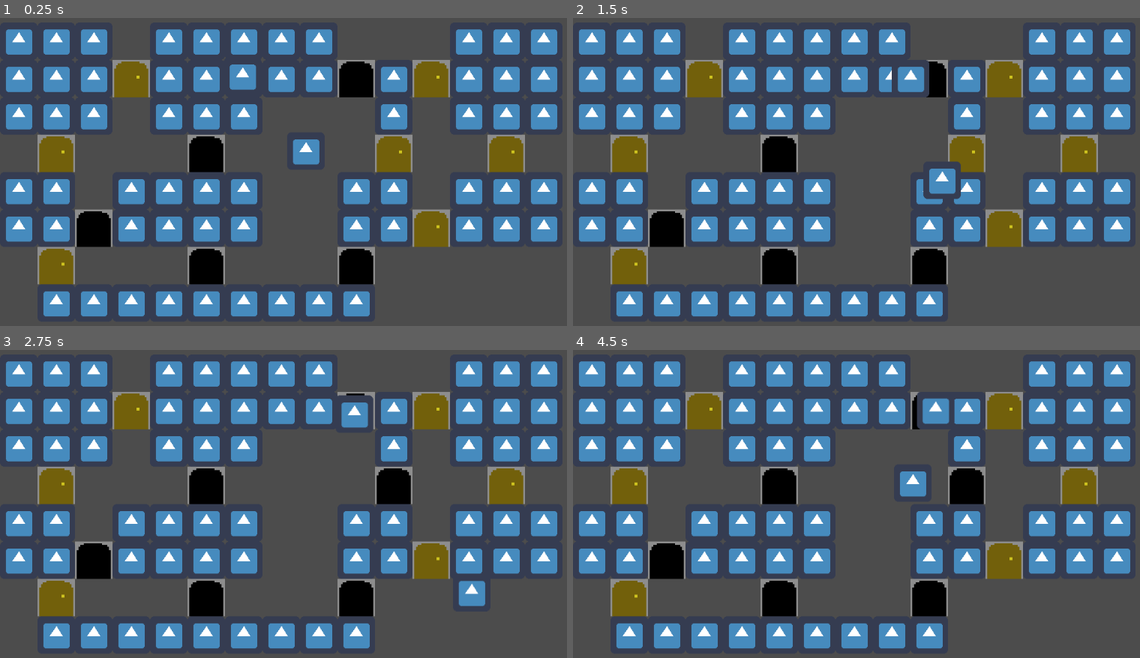
Above: before the commit, frames 1-4 (two rows, left to right).
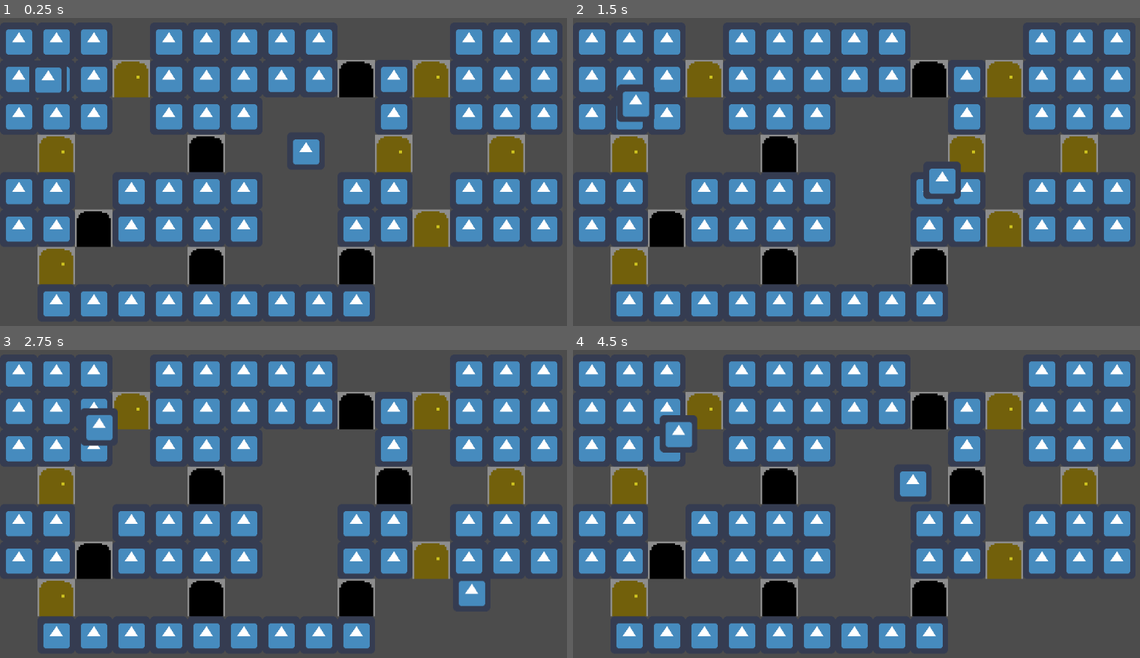
Above: after the commit, the same moments.

Repository: Omivel/LudemDare46
Game: Godot game, scene res://Levels/TestLevel.tscn
Two runs of this game, one before a commit and one after it. Both use one fixed random seed, a clock stepped at 60 frames per second and the inputs below. The engine's default icon, where the game draws it, is replaced by a stand-in: a white triangle on a blue panel in a dark square.
Inputs (mouse positions are in pixels of both pictures, inside the frame that each line leads up to):
- Up to frame 1 (0.25 s): no input
- Up to frame 2 (1.5 s): move the mouse to (1003, 144) at 0.52 s; press the mouse at (1003, 144) at 0.53 s; hold Right (ui_right) 0.53-1.28 s; tap Space (ui_select) at 0.77 s; move the mouse to (754, 178) at 1.27 s; release the mouse at (754, 178) at 1.28 s; hold Down (ui_down) from 1.28 s (still down); click (754, 178) at 1.35 s
- Up to frame 3 (2.75 s): tap Space (ui_select) at 1.52 s; move the mouse to (357, 414) at 2.02 s; release Down (ui_down) at 2.03 s; press the mouse at (357, 414) at 2.03 s; hold Right (ui_right) from 2.03 s (still down)
- Up to frame 4 (4.5 s): move the mouse to (845, 562) at 2.77 s; release Right (ui_right) at 2.78 s; release the mouse at (845, 562) at 2.78 s; hold Up (ui_up) 2.78-3.53 s; click (845, 562) at 2.85 s; tap Space (ui_select) at 3.02, 3.77 s; move the mouse to (1054, 544) at 3.52 s; press the mouse at (1054, 544) at 3.53 s; hold Left (ui_left) from 3.53 s (still down); move the mouse to (692, 439) at 4.27 s; release the mouse at (692, 439) at 4.28 s; click (692, 439) at 4.35 s

The runs differ from the first frame. In frame 1, 0.5% of the frame differs, in the area x 5-46%, y 15-25%; in frame 2, 1.1%; in frame 3, 1.2%; in frame 4, 1.3%, in the area x 15-68%, y 13-34%.

Commit message:
AI bullshit

Diff:
--- a/game/Levels/TestLevel.gd
+++ b/game/Levels/TestLevel.gd
@@ -23,7 +23,9 @@
 
 			var nav = Navigation2D.new()
 			nav.add_child(navTiles)
-			$Monster.add_child(nav)
+			child.add_child(nav)
+			child.initialize_pathfinding()
+			child.map_updated()
 
 
 # Called every frame. 'delta' is the elapsed time since the previous frame.
@@ -51,6 +53,7 @@
 							if child3 is TileMap:
 								child3.set_cellv(cordinates, 0)
 								child3.update_dirty_quadrants()
+								child.map_updated()
 	else:
 		tileMap.set_cellv(cordinates, 1)
 		tileMap.update_dirty_quadrants()
@@ -62,3 +65,4 @@
 							if child3 is TileMap:
 								child3.set_cellv(cordinates, -1)
 								child3.update_dirty_quadrants()
+								child.map_updated()
--- a/game/Levels/TestLevel.tscn
+++ b/game/Levels/TestLevel.tscn
@@ -61,8 +61,7 @@
 tile_data = PoolIntArray( 65536, 0, 0, 65537, 0, 0, 65538, 0, 0, 65540, 0, 0, 65541, 0, 0, 65542, 0, 0, 65543, 0, 0, 65 …(960 unchanged characters)…
 
 [node name="Monster" parent="." instance=ExtResource( 3 )]
-position = Vector2( 414, 156 )
-speed = 250.0
+position = Vector2( 97, 162 )
 
 [node name="KinematicBody2D" parent="." instance=ExtResource( 4 )]
 position = Vector2( 522, 284 )
--- a/game/Scenes/Monster/Monster.gd
+++ b/game/Scenes/Monster/Monster.gd
@@ -2,16 +2,26 @@
 class_name Monster
 
 #how close to its pathfindng goal the monster hase to be to check it off its list
-const TOLERENCE := 2.5
+const TOLERENCE := 11
 
-export var speed : float = 1
+export var running_speed : float = 250
+export var walking_speed : float = 75
+
+#left uninitialized to be initialized with an outside call
+var pathfinding : Navigation2D
+#another entity that this node will track down
+var target = null
+var speed = walking_speed
 
 #a first in first out list of positions to move too
 var path : PoolVector2Array = []
 var direction := Vector2()
 
+var placesToGo = []
+
 # Called when the node enters the scene tree for the first time.
 func _ready():
+	$Vision.connect("body_entered", self, "_new_target")
 	pass # Replace with function body.
 
 # warning-ignore:unused_argument
@@ -26,6 +36,9 @@
 			#Move the character to the next target
 			direction = path[0]-global_position
 			move_and_slide(direction.normalized()*speed, Vector2(0,0))
+	else:
+		placesToGo.shuffle()
+		newPath(pathfinding.get_simple_path(global_position, placesToGo[0], false))
 
 
 func newPath(newPath : PoolVector2Array):
@@ -33,3 +46,32 @@
 
 func appendPath(newPath: PoolVector2Array):
 	path.append_array(newPath)
+
+func _new_target(new_target):
+	if new_target is Player:
+		speed = running_speed
+		target = new_target
+		newPath(pathfinding.get_simple_path(global_position, target.get_global_position(), false))
+
+func _update_target_path():
+	pass
+
+func _end_chase():
+	target = null
+	speed = walking_speed
+
+func map_updated():
+	placesToGo.clear()
+	for child in pathfinding.get_children():
+		if child is TileMap:
+			for pos in child.get_used_cells():
+				placesToGo.append(child.map_to_world(pos))
+	if !path.empty():
+		newPath(pathfinding.get_simple_path(global_position, path[path.size()-1], false))
+
+#called after pathfinding node is initialized from outside
+func initialize_pathfinding():
+	for child in get_children():
+		if child is Navigation2D:
+			pathfinding = child
+			return
--- a/game/Scenes/Monster/Monster.tscn
+++ b/game/Scenes/Monster/Monster.tscn
@@ -12,7 +12,9 @@
 } ]
 
 [sub_resource type="CircleShape2D" id=2]
-radius = 20.0
+
+[sub_resource type="CircleShape2D" id=3]
+radius = 100.0
 
 [node name="Monster" type="KinematicBody2D"]
 script = ExtResource( 2 )
@@ -22,3 +24,9 @@
 
 [node name="CollisionShape2D" type="CollisionShape2D" parent="."]
 shape = SubResource( 2 )
+
+[node name="Vision" type="Area2D" parent="."]
+monitorable = false
+
+[node name="CollisionShape2D" type="CollisionShape2D" parent="Vision"]
+shape = SubResource( 3 )
--- a/game/Scenes/Player/Player.gd
+++ b/game/Scenes/Player/Player.gd
@@ -1,4 +1,5 @@
 extends KinematicBody2D
+class_name Player
 
 var direction := Vector2(0,0)
 
--- a/game/project.godot
+++ b/game/project.godot
@@ -14,6 +14,11 @@
 "language": "GDScript",
 "path": "res://Scenes/Monster/Monster.gd"
 }, {
+"base": "KinematicBody2D",
+"class": "Player",
+"language": "GDScript",
+"path": "res://Scenes/Player/Player.gd"
+}, {
 "base": "Area2D",
 "class": "Trigger",
 "language": "GDScript",
@@ -21,6 +26,7 @@
 } ]
 _global_script_class_icons={
 "Monster": "",
+"Player": "",
 "Trigger": ""
 }
 
Not shown: 1 places in game/Scenes/Monster/Monster.tscn that only renumber resources
